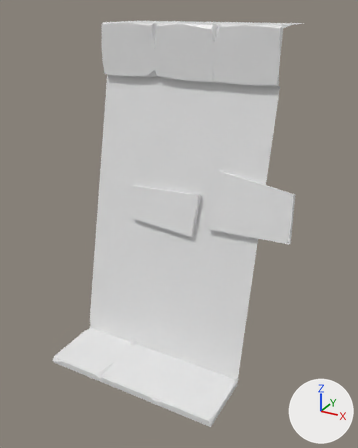
The FBX model Assets/Models/wall/wall1.fbx as it was, and as the next commit left it.
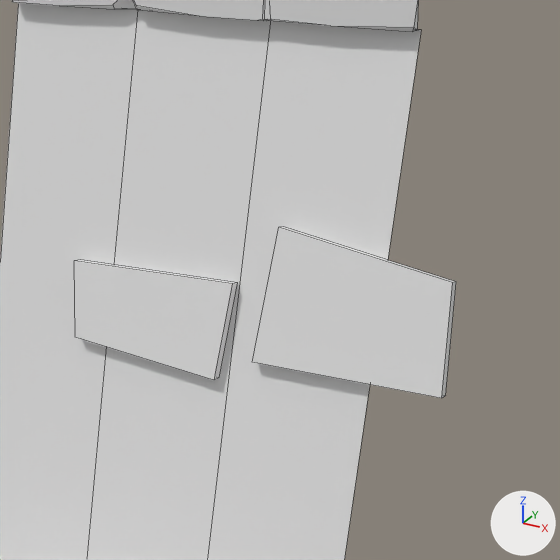
There are two pictures of each version: one whole from a camera (50 mm lens) standing at (2.48, -4.33, 3.74) and looking at (0.15, -0.09, 1.63), one close up on the part from 28% to 95% of the width and 16% to 70% of the height. The axes (+X, +Y, +Z) are drawn at lower right. The lights are the same throughout. The close-ups show mesh edges as thin lines.

Names of what the first close-up shows: 'Wall'.
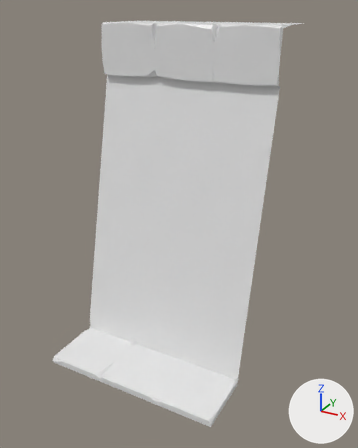
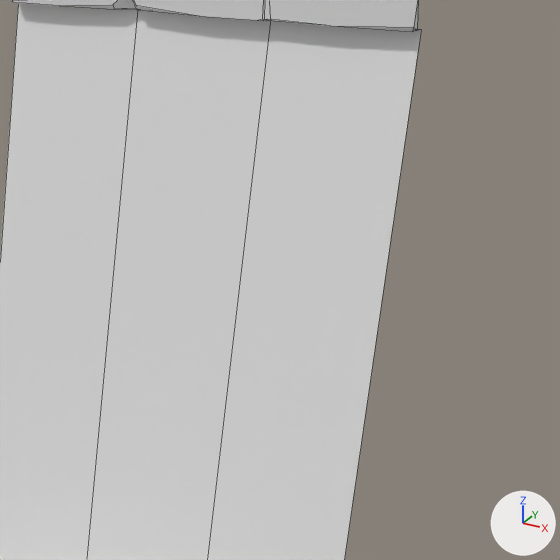
Commit message: fix: wall model

Boxes (x1, y1, x2, y2) around the edits, measured in the close-ups (560 x 560 px):
'Wall', reshaped
    before: (0, 0, 456, 560)
    after: (0, 0, 421, 560)
part 1 of me_plane_002, deleted
    before: (252, 227, 456, 398)
part 2 of me_plane_002, deleted
    before: (74, 260, 238, 380)

What the commit changed:
me_plane_002 has 110 vertices, 81 faces and spans x -1.0..1.33, y -1.01..1.0, z 0.0..3.59.
me_plane_002 is used by ob_wall; location (0.0, 0.0, 0.0).
me_plane_002 part 1: the loose piece of 8 vertices spanning x 0.46..1.33, y -0.05..0.14, z 1.6..2.22 is deleted.
me_plane_002 part 2: the loose piece of 8 vertices spanning x -0.52..0.32, y -0.07..0.08, z 1.49..1.94 is deleted.
